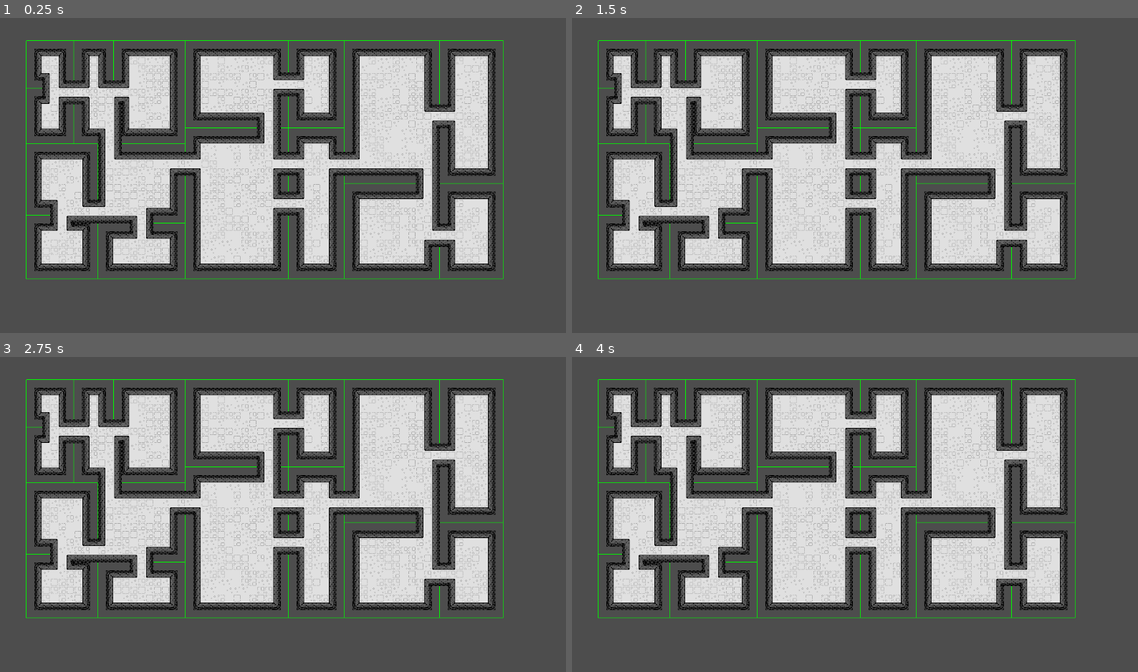
Above: before the commit, frames 1-4 (two rows, left to right).
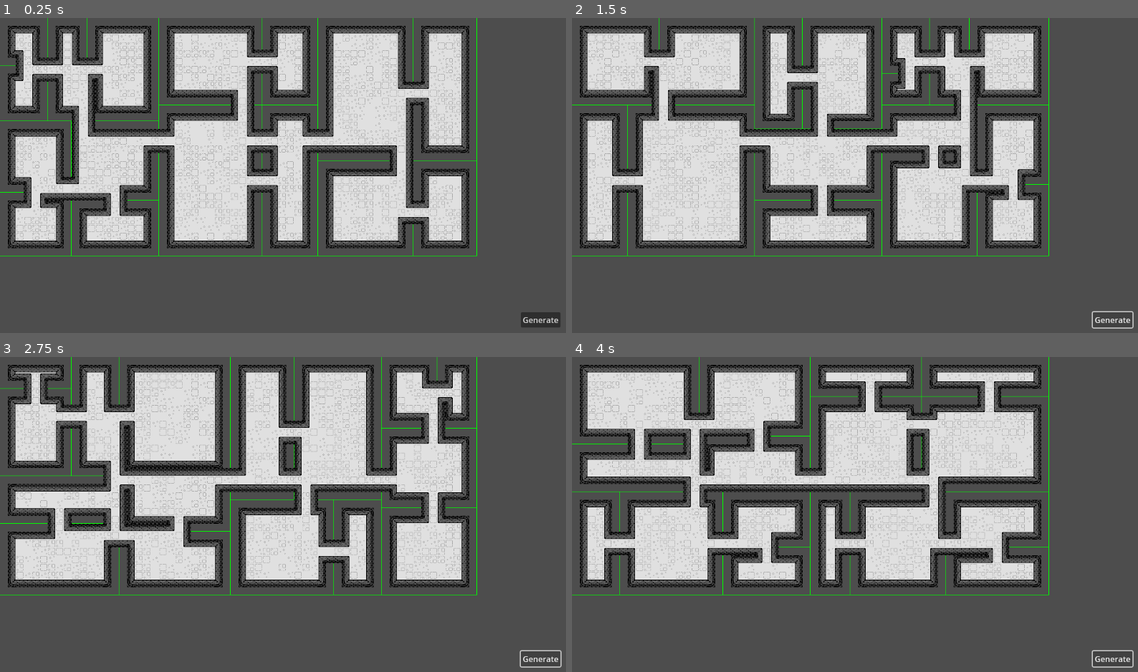
Above: after the commit, the same moments.

Repository: IanLum/Procedural-Dungeon-Generation
Game: Godot game, scene res://terrain.tscn
Same seed, same stepped clock (60 frames per second), same inputs: the game is played once before the commit and once after it. This scene is started directly instead of the project's main scene.
Inputs (mouse positions are in pixels of both pictures, inside the frame that each line leads up to):
- Up to frame 1 (0.25 s): no input
- Up to frame 2 (1.5 s): click (1115, 320) at 0.5 s, where only the run after the commit has a clickable "Generate"; click (1115, 320) at 1.25 s, where only the run after the commit has a clickable "Generate"
- Up to frame 3 (2.75 s): click (543, 659) at 2 s, where only the run after the commit has a clickable "Generate"
- Up to frame 4 (4 s): tap Enter at 2.75 s; tap Space at 3.5 s

The runs differ from the first frame. In frame 1, 47% of the frame differs, in the area x 0-99%, y 0-99%; in frame 2, 44%; in frame 3, 44%; in frame 4, 46%.

Commit message:
add generate buttong

Diff:
--- a/terrain.gd
+++ b/terrain.gd
@@ -72,3 +72,6 @@
 				for y in range(left_center.y - 1, left_center.y + 2):
 					tiles.append(Vector2i(left_center.x + x, y))
 		place_terrain(tiles)
+
+func _on_generate_pressed():
+	full_generate()
--- a/terrain.tscn
+++ b/terrain.tscn
@@ -167,5 +167,11 @@
 tile_set = SubResource("TileSet_yk2w7")
 format = 2
 
-[node name="Camera2D" type="Camera2D" parent="."]
-position = Vector2(523, 278)
+[node name="Generate" type="Button" parent="."]
+offset_left = 1048.0
+offset_top = 593.0
+offset_right = 1128.0
+offset_bottom = 624.0
+text = "Generate"
+
+[connection signal="pressed" from="Generate" to="." method="_on_generate_pressed"]
